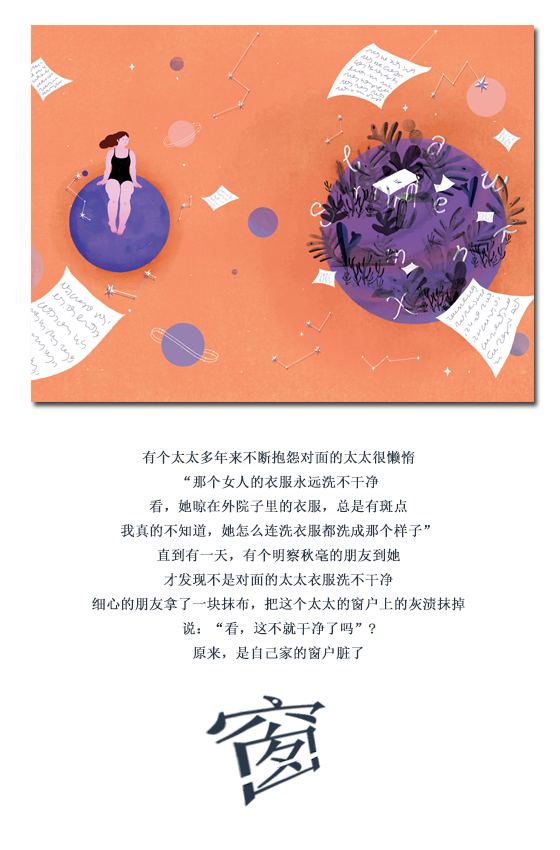
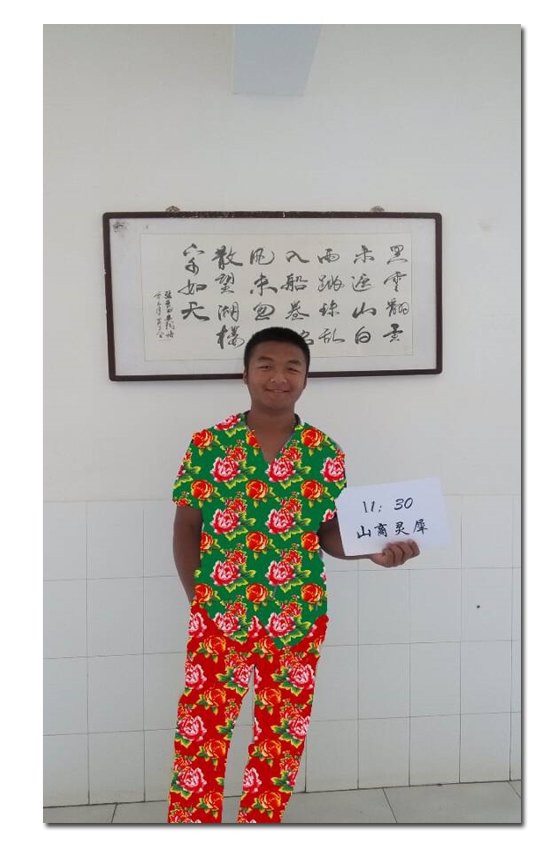
Before/after of a w=560, h=850 layered artwork. What changed in the layer stack:
added layer "图层 7" above "椭圆 1" over box(43, 24, 521, 823)
hid "图层 6" over box(31, 25, 534, 402)
hid "有个太太多年来不断抱怨对面的太太很懒惰 “那个女人的衣服永远洗不干净 看，她晾在外院子里的衣服，总是有斑点 我真的不知道，她怎" over box(92, 450, 465, 660)
